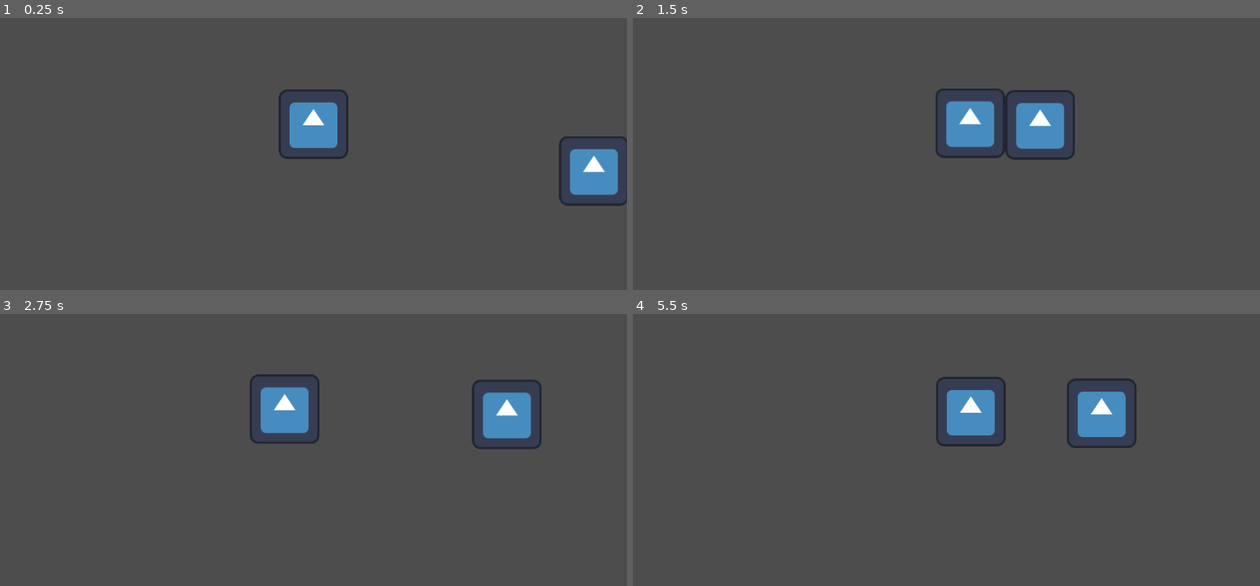
Above: before the commit, frames 1-4 (two rows, left to right).
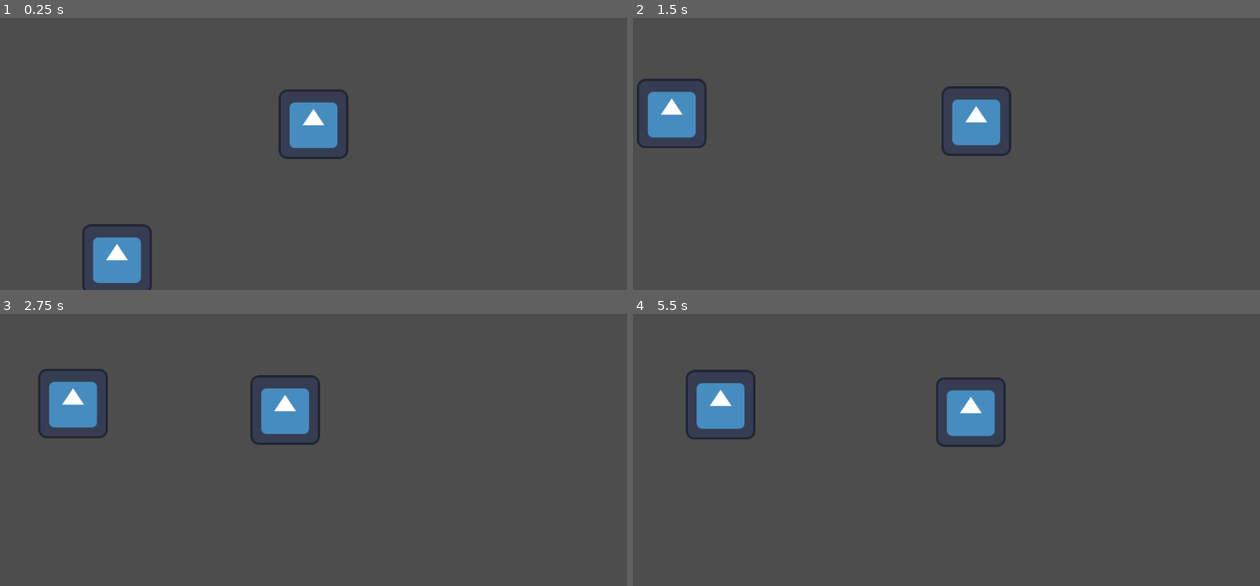
Above: after the commit, the same moments.

Repository: wizjineer/ugj-104-actual
Game: Godot game, scene res://scenes/main.tscn
Same seed, same stepped clock (60 frames per second), same inputs: the game is played once before the commit and once after it. The engine's default icon, where the game draws it, is replaced by a stand-in: a white triangle on a blue panel in a dark square.
Inputs:
- Up to frame 1 (0.25 s): no input
- Up to frame 2 (1.5 s): hold D (right) from 0.53 s (still down); tap Space (jump) at 0.77 s
- Up to frame 3 (2.75 s): tap Space (jump) at 1.52 s; release D (right) at 2.03 s; hold A (left) from 2.03 s (still down)
- Up to frame 4 (5.5 s): release A (left) at 2.78 s; hold D (right) 2.78-4.28 s; tap Space (jump) at 3.02, 3.77, 4.52 s; hold A (left) 4.28-5.03 s; hold D (right) from 5.03 s (still down)

The runs differ from the first frame. In frame 1, 3.2% of the frame differs, in the area x 13-100%, y 43-100%; in frame 2, 4.5%, in the area x 0-71%, y 22-53%; in frame 3, 3.7%; in frame 4, 3.5%.

Commit message:
2 enemie

Diff:
--- /dev/null
+++ b/recources/crawler.tres
@@ -0,0 +1,10 @@
+[gd_resource type="Resource" load_steps=3 format=3 uid="uid://1286npfngbs5"]
+
+[ext_resource type="Script" path="res://scripts/BaseEnemyResource.gd" id="1_0qsh7"]
+[ext_resource type="Texture2D" uid="uid://d2sytqm4qohh1" path="res://icon.svg" id="2_uvvis"]
+
+[resource]
+script = ExtResource("1_0qsh7")
+texture = ExtResource("2_uvvis")
+health = 5
+dammadge = 1
--- /dev/null
+++ b/scenes/crawler.gd
@@ -0,0 +1,56 @@
+extends Enemy
+
+var snap_distance = 1  # Distance for snapping to the wall
+var Velocity = Vector2()  # Velocity of the enemy
+var move_direction = -1  # Start moving down by default
+var ignore = false
+var rotation_speed = 5  # Speed at which the enemy rotates (for smooth transition)
+@onready var raycast = $RayCast2D  # Raycast to detect walls
+
+
+func _direction_change():
+	if is_on_wall():
+		crawl()  # Crawl when on a wall
+
+	if is_on_floor():
+		rotation_degrees = 0  # Reset rotation to 0 when on the floor
+
+	if !raycast.is_colliding() and !is_on_wall():
+		# If raycast detects nothing and no.
+		#t on a wall, crawl downwards
+		move_direction = -1
+		rotate_enemy(Vector2.DOWN)  # Rotate to face downward
+		crawl()
+
+func crawl():
+	ignore = true
+	# Check for wall or ceiling collision and adjust direction
+	if is_on_ceiling() and move_direction == -1:
+		# If it's moving down and hits the ceiling, switch to moving up
+		move_direction = 1
+		rotate_enemy(Vector2.UP)  # Rotate to face upwards
+	elif is_on_floor() and move_direction == 1:
+		# If it's moving up and hits the floor (bottom), switch to moving down
+		move_direction = -1
+		rotate_enemy(Vector2.DOWN)  # Rotate to face downwards
+
+	# Apply velocity based on the direction
+	velocity.y = move_direction * 10
+
+	# Move the enemy using move_and_slide (this handles smooth movement and collisions)
+	move_and_collide(velocity)  # Vector2.UP ensures gravity is applied correctly
+
+	# Ensure the enemy is snapped to the grid after movement
+	var snap_position = get_snap_position()
+	position = snap_position  # Apply the snapping after movement
+
+func get_snap_position():
+	# This function calculates the snap position based on the wall's current position
+	var snap_pos = position
+	snap_pos.y = round(snap_pos.y / snap_distance) * snap_distance  # Snap to grid
+	return snap_pos
+
+func rotate_enemy(target_direction: Vector2):
+	# Smooth rotation towards the target direction
+	var target_angle = target_direction.angle()
+	rotation = lerp_angle(rotation, target_angle, rotation_speed * get_process_delta_time())
--- /dev/null
+++ b/scenes/crawler.tscn
@@ -0,0 +1,21 @@
+[gd_scene load_steps=4 format=3 uid="uid://bbo3in8w2wwqp"]
+
+[ext_resource type="Script" path="res://scenes/crawler.gd" id="1_vsyoy"]
+[ext_resource type="Resource" uid="uid://1286npfngbs5" path="res://recources/crawler.tres" id="2_87qxe"]
+
+[sub_resource type="RectangleShape2D" id="RectangleShape2D_28syc"]
+size = Vector2(131, 133)
+
+[node name="enemy" type="CharacterBody2D"]
+script = ExtResource("1_vsyoy")
+resource = ExtResource("2_87qxe")
+
+[node name="Sprite2D" type="Sprite2D" parent="."]
+
+[node name="RayCast2D" type="RayCast2D" parent="."]
+position = Vector2(78, -27)
+target_position = Vector2(3, 110)
+
+[node name="CollisionShape2D" type="CollisionShape2D" parent="."]
+position = Vector2(1.5, 1.5)
+shape = SubResource("RectangleShape2D_28syc")
--- a/scenes/enemy.tscn
+++ b/scenes/enemy.tscn
@@ -1,20 +1,20 @@
 [gd_scene load_steps=4 format=3 uid="uid://biqwql2rti2gx"]
 
 [ext_resource type="Script" path="res://scripts/enemy.gd" id="1_fp3wx"]
-[ext_resource type="Texture2D" uid="uid://d2sytqm4qohh1" path="res://icon.svg" id="2_pop3u"]
+[ext_resource type="Resource" uid="uid://1286npfngbs5" path="res://recources/crawler.tres" id="2_b86tc"]
 
 [sub_resource type="RectangleShape2D" id="RectangleShape2D_pg112"]
 size = Vector2(130, 120)
 
 [node name="enemy" type="CharacterBody2D"]
 script = ExtResource("1_fp3wx")
+resource = ExtResource("2_b86tc")
 
 [node name="CollisionShape2D" type="CollisionShape2D" parent="."]
 position = Vector2(1, -2)
 shape = SubResource("RectangleShape2D_pg112")
 
 [node name="Sprite2D" type="Sprite2D" parent="."]
-texture = ExtResource("2_pop3u")
 
 [node name="RayCast2D" type="RayCast2D" parent="."]
 position = Vector2(78, -27)
--- a/scenes/main.tscn
+++ b/scenes/main.tscn
@@ -1,17 +1,23 @@
 [gd_scene load_steps=3 format=3 uid="uid://barvx0f27x1o2"]
 
 [ext_resource type="PackedScene" uid="uid://dc3tdaeyvu500" path="res://scenes/player.tscn" id="1_15uyn"]
-[ext_resource type="PackedScene" uid="uid://biqwql2rti2gx" path="res://scenes/enemy.tscn" id="3_exa66"]
+[ext_resource type="PackedScene" uid="uid://bbo3in8w2wwqp" path="res://scenes/crawler.tscn" id="1_ywc11"]
 
 [node name="main" type="Node2D"]
 
+[node name="player" parent="." instance=ExtResource("1_15uyn")]
+position = Vector2(1425, -261)
+
+[node name="enemy2" parent="." instance=ExtResource("1_ywc11")]
+position = Vector2(1061, 156)
+
 [node name="StaticBody2D" type="StaticBody2D" parent="."]
+position = Vector2(-73, 11)
 
 [node name="CollisionPolygon2D" type="CollisionPolygon2D" parent="StaticBody2D"]
-polygon = PackedVector2Array(27, 220, 388, 239, 598, 249, 1020, 246, 1168, 273, 880, 301, 284, 284)
+position = Vector2(162, 0)
+polygon = PackedVector2Array(50, -63, 213, 338, 791, 214, 1042, 214, 1042, -155, 2136, -138, 2139, 431, 27, 389)
 
-[node name="player" parent="." instance=ExtResource("1_15uyn")]
-position = Vector2(370, 74)
-
-[node name="enemy" parent="." instance=ExtResource("3_exa66")]
-position = Vector2(907, 180)
+[node name="CollisionPolygon2D2" type="CollisionPolygon2D" parent="StaticBody2D"]
+position = Vector2(-1473, 200)
+polygon = PackedVector2Array(208, -46, 669, -130, 1221, -67, 605, -235)
--- /dev/null
+++ b/scripts/BaseEnemyResource.gd
@@ -0,0 +1,5 @@
+extends Resource
+
+@export var texture: Texture
+@export var health: int
+@export var dammadge: int
--- a/scripts/enemy.gd
+++ b/scripts/enemy.gd
@@ -1,9 +1,20 @@
 extends CharacterBody2D
 
+class_name Enemy
+
+@export var resource: Resource
 @export var speed: float = 100.0
 @export var gravity: float = 500.0
 var direction: int = 1
 @onready var ground_check = $RayCast2D
+@onready var sprite = $Sprite2D
+var health: int
+var damage: int
+
+func _ready() -> void:
+	sprite.texture = resource.texture
+	health = resource.health
+	damage = resource.dammadge
 
 func _physics_process(delta: float) -> void:
 	# Apply gravity if not on the floor
@@ -17,10 +28,21 @@
 	move_and_slide()
 
 	# Check if hitting a wall or leaving the platform
-	if is_on_wall() or !ground_check.is_colliding():
-		direction *= -1  # Flip direction
-		update_raycast_position()
+	_direction_change()
 
 func update_raycast_position():
 	# Update the cast_to property of RayCast2D to match the direction
 	ground_check.position = Vector2(direction * 50, 10)
+
+func _direction_change():
+	if !ground_check.is_colliding() or is_on_wall():
+		direction *= -1
+		update_raycast_position()
+
+func take_damage(amount: int) -> void:
+	health -= amount
+	if health <= 0:
+		_die()
+
+func _die() -> void:
+	queue_free()
--- a/scripts/node.gd
+++ /dev/null
@@ -1,8 +0,0 @@
-extends Node
-
-class_name inventory
-
-@export var rescources: Dictionary = {}
-
-func add_resources(type: Resource, ammound: int):
-	rescources[type] = rescources[type] + ammound
--- a/scripts/player.gd
+++ b/scripts/player.gd
@@ -7,6 +7,8 @@
 const DASH_SPEED = 900.0
 var dashing = false
 var can_dash = true
+@export var health: int
+
 
 func _physics_process(delta: float) -> void:
 	# Add the gravity.
@@ -42,3 +44,6 @@
 
 func _on_dash_cooldown_timeout() -> void:
 	can_dash = true # Replace with function body.
+
+func dammadge(dammadge: int):
+	health -= dammadge
